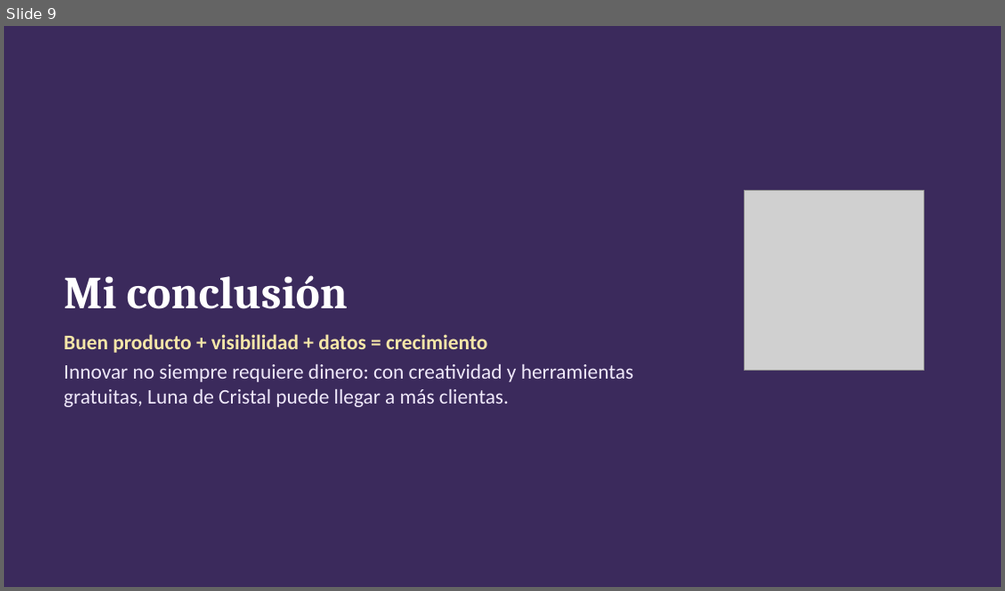
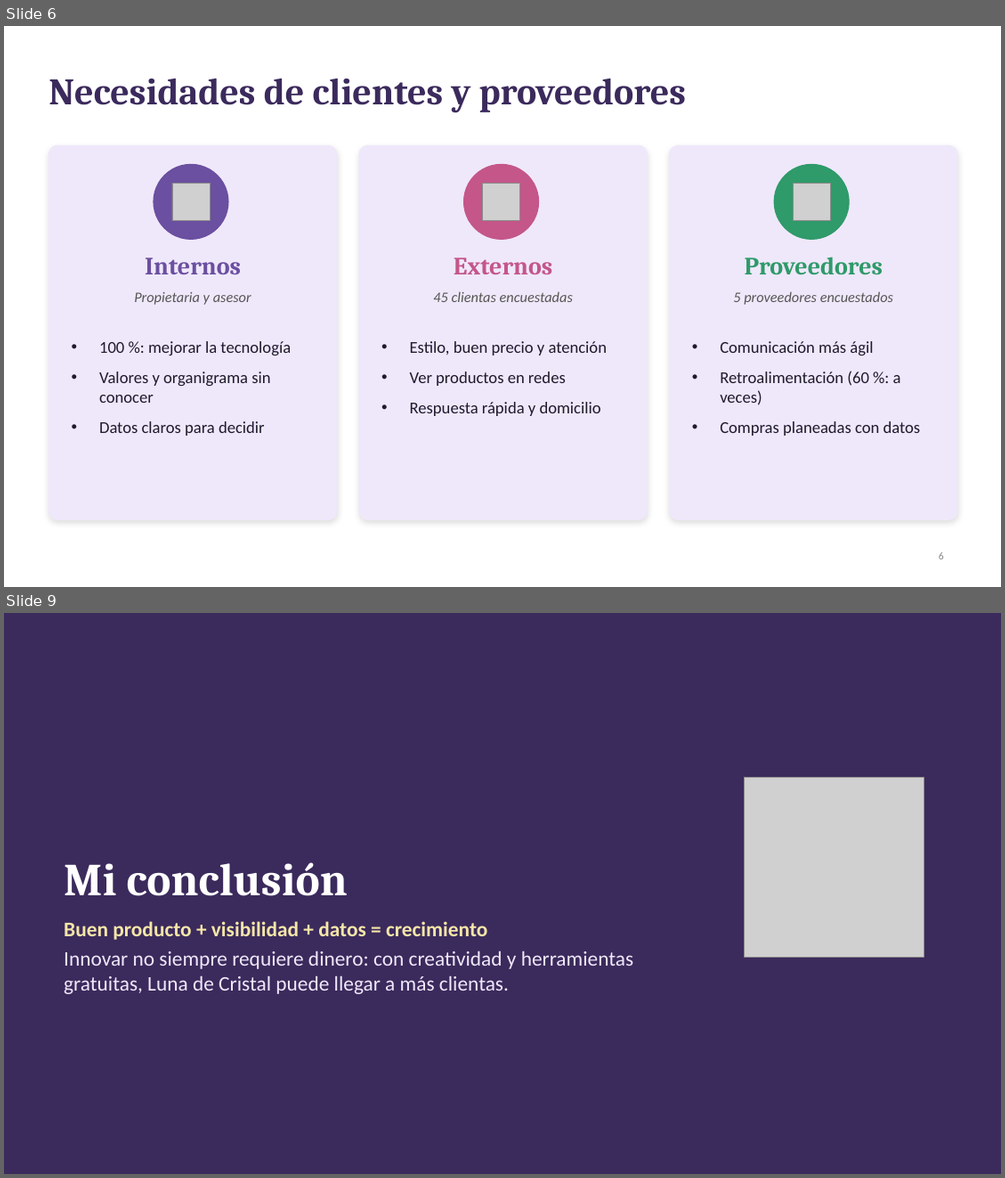
Before and after one commit to nayraclaud-glitch/Trabjo-De-eEstudio, a slide deck: Actividad Alva instructora Luna de Cristal/4_Paso4_Visual_Thinking.pptx. Shown one above the other, each under a label of ours: slide 9 before the commit, slides 6 and 9 after it; the slides between them are not shown. The pictures are 1005x591 and 1005x1178 pixels, drawn with LibreOffice and Linux fonts; fonts in the diff are those of the drawing; grey boxes stand for pictures. Boxes give left, top, right and bottom in pixels: in the first picture for what was removed or moved away, otherwise in the second. Text is boxed around its words. In the diff, an @@ line names an element or a change of style, - is before the commit and + after.

```diff
--- a/Actividad Alva instructora Luna de Cristal/4_Paso4_Visual_Thinking.pptx
+++ b/Actividad Alva instructora Luna de Cristal/4_Paso4_Visual_Thinking.pptx
@@ slide 6 added at <box>4,26,1001,587</box>, background #FFFFFF @@
@@ title added at <box>48,78,686,113</box>, 36 pt, text #3B2A5C, bold @@
+Necesidades de clientes y proveedores
@@ rounded rectangle added at <box>48,145,337,520</box>, fill #EFE8FA, outline #EFE8FA 1 pt @@
@@ rounded rectangle added at <box>359,145,647,520</box>, fill #EFE8FA, outline #EFE8FA 1 pt @@
@@ rounded rectangle added at <box>670,145,957,520</box>, fill #EFE8FA, outline #EFE8FA 1 pt @@
@@ ellipse added at <box>154,164,228,239</box>, fill #6B4FA0, outline #6B4FA0 1 pt @@
@@ picture added at <box>172,183,210,220</box> @@
@@ ellipse added at <box>464,164,539,239</box>, fill #C4568A, outline #C4568A 1 pt @@
@@ picture added at <box>483,183,520,220</box> @@
@@ ellipse added at <box>774,164,849,239</box>, fill #2F9A6A, outline #2F9A6A 1 pt @@
@@ picture added at <box>793,183,830,220</box> @@
@@ text added at <box>145,257,241,274</box>, 24 pt, text #6B4FA0, bold @@
+Internos
@@ text added at <box>453,257,552,274</box>, 24 pt, text #C4568A, bold @@
+Externos
@@ text added at <box>744,257,883,274</box>, 24 pt, text #2F9A6A, bold @@
+Proveedores
@@ text added at <box>134,292,251,305</box>, 14 pt, text #555555, italic @@
+Propietaria y asesor
@@ text added at <box>433,291,573,302</box>, 14 pt, text #555555, italic @@
+45 clientas encuestadas
@@ text added at <box>733,291,893,305</box>, 14 pt, text #555555, italic @@
+5 proveedores encuestados
@@ text added at <box>99,341,291,435</box>, 16 pt, text #1F1A2E @@
+• 100 %: mejorar la tecnología
+• Valores y organigrama sin conocer
+• Datos claros para decidir
@@ text added at <box>410,341,607,416</box>, 16 pt, text #1F1A2E @@
+• Estilo, buen precio y atención
+• Ver productos en redes
+• Respuesta rápida y domicilio
@@ text added at <box>720,341,921,435</box>, 16 pt, text #1F1A2E @@
+• Comunicación más ágil
+• Retroalimentación (60 %: a veces)
+• Compras planeadas con datos
@@ page number added at <box>938,552,944,559</box>, 10 pt, text #888888 @@
+6
```
Also in this commit, not shown: 6 slides changed, 1 slide removed, 3 other files.
